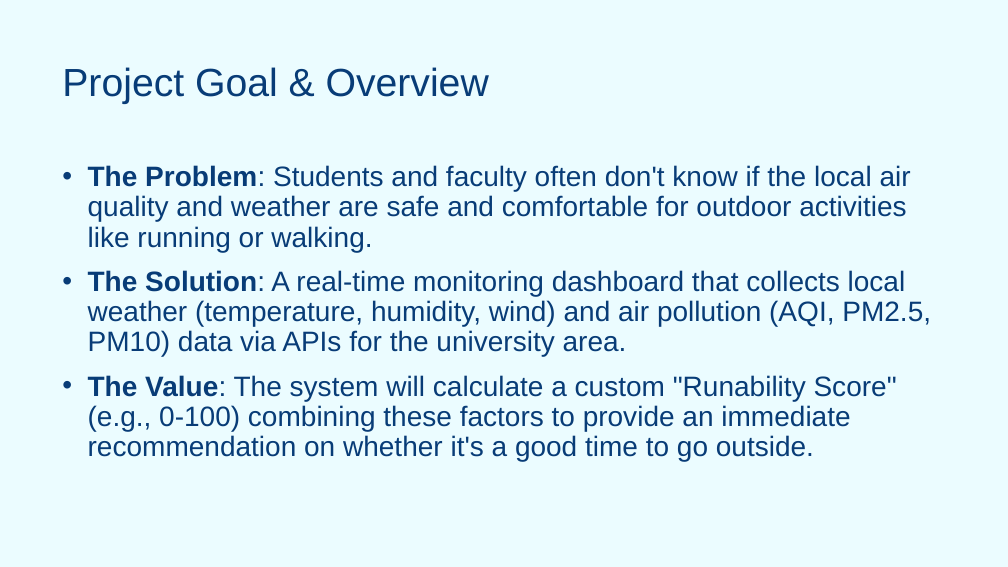
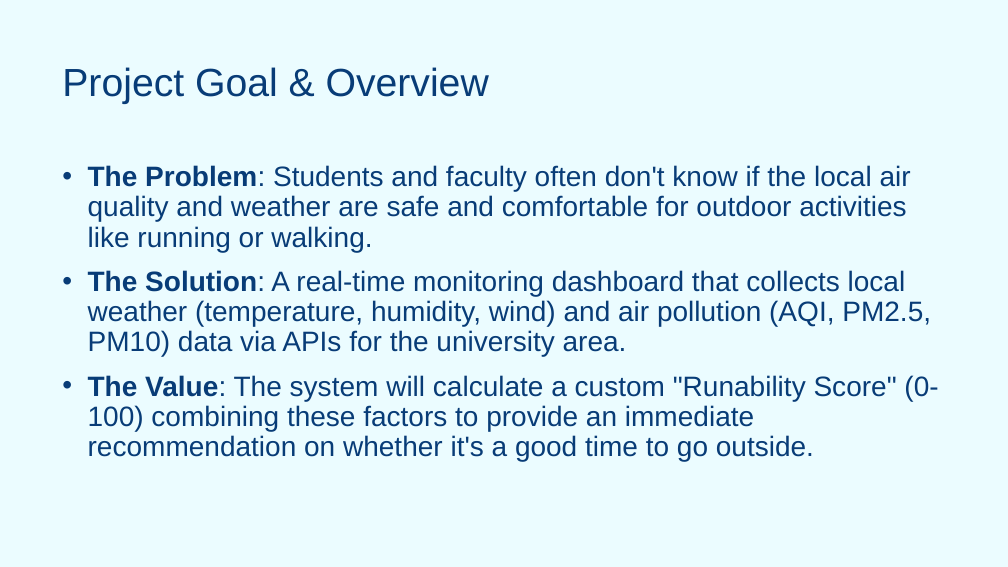
Before and after one commit to SzarkaMoric/RunReady, a slide deck: slide 2 of RunReady_2.pptx. Drawn at 1008x567 pixels with LibreOffice and Linux fonts; fonts in the diff are those of the drawing; background and template pictures are left out. Boxes give left, top, right and bottom in pixels: in the first picture for what was removed or moved away, otherwise in the second. Text is boxed around its words. In the diff, an @@ line names an element or a change of style, - is before the commit and + after.

```diff
--- a/RunReady_2.pptx
+++ b/RunReady_2.pptx
@@ text at (88, 375, 938, 461): text changed @@
-• The Value: The system will calculate a custom "Runability Score" (e.g., 0-100) combining these factors to provide an immediate recommendation on whether it's a good time to go outside.
+• The Value: The system will calculate a custom "Runability Score" (0-100) combining these factors to provide an immediate recommendation on whether it's a good time to go outside.
```
Also in this commit, not shown: 5 other slides changed.
